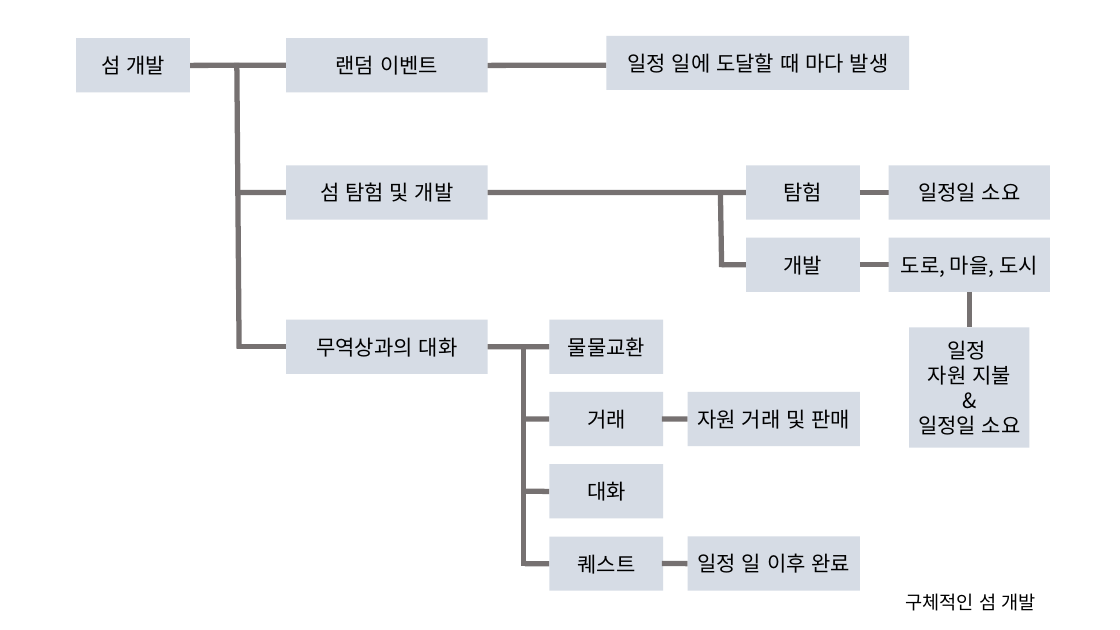
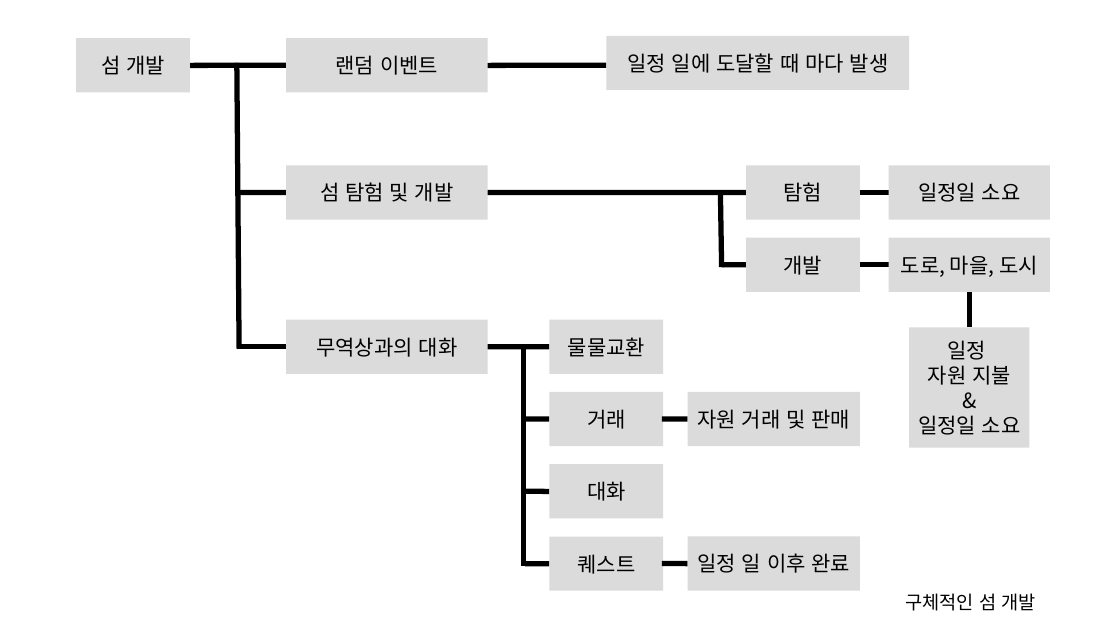
Before and after one commit to tireDep/InhaUniv_Education, a slide deck: slide 2 of 00. 기획 수업/과제/참고 자료/200627 컨셉 기획_흐름 도식화.pptx. Drawn at 1120x630 pixels with LibreOffice and Linux fonts; fonts in the diff are those of the drawing. Boxes give left, top, right and bottom in pixels: in the first picture for what was removed or moved away, otherwise in the second. Text is boxed around its words. In the diff, an @@ line names an element or a change of style, - is before the commit and + after.

```diff
--- a/00. 기획 수업/과제/참고 자료/200627 컨셉 기획_흐름 도식화.pptx
+++ b/00. 기획 수업/과제/참고 자료/200627 컨셉 기획_흐름 도식화.pptx
@@ line (190, 66) - (309, 66): stroke #767171 4.5 pt to #000000 4.5 pt @@
@@ line (237, 63) - (239, 349): stroke #767171 4.5 pt to #000000 4.5 pt @@
@@ line (488, 66) - (607, 66): stroke #767171 4.5 pt to #000000 4.5 pt @@
@@ line (237, 192) - (309, 192): stroke #767171 4.5 pt to #000000 4.5 pt @@
@@ line (488, 192) - (746, 192): stroke #767171 4.5 pt to #000000 4.5 pt @@
@@ line (721, 195) - (722, 267): stroke #767171 4.5 pt to #000000 4.5 pt @@
@@ line (860, 192) - (889, 192): stroke #767171 4.5 pt to #000000 4.5 pt @@
@@ line (722, 265) - (746, 265): stroke #767171 4.5 pt to #000000 4.5 pt @@
@@ line (860, 265) - (889, 265): stroke #767171 4.5 pt to #000000 4.5 pt @@
@@ line (970, 292) - (970, 328): stroke #767171 4.5 pt to #000000 4.5 pt @@
@@ line (237, 347) - (309, 347): stroke #767171 4.5 pt to #000000 4.5 pt @@
@@ line (488, 347) - (549, 347): stroke #767171 4.5 pt to #000000 4.5 pt @@
@@ line (524, 346) - (524, 566): stroke #767171 4.5 pt to #000000 4.5 pt @@
@@ line (525, 419) - (549, 419): stroke #767171 4.5 pt to #000000 4.5 pt @@
@@ line (662, 419) - (688, 419): stroke #767171 4.5 pt to #000000 4.5 pt @@
@@ line (525, 492) - (549, 492): stroke #767171 4.5 pt to #000000 4.5 pt @@
@@ fill #D6DCE5 to #DBDBDB in 16 elements at (x1=76, y1=39, x2=190, y2=93), (x1=287, y1=39, x2=488, y2=93), (x1=287, y1=166, x2=488, y2=220), (x1=287, y1=320, x2=488, y2=375), (x1=549, y1=319, x2=663, y2=374), (x1=549, y1=392, x2=663, y2=447), (x1=549, y1=465, x2=663, y2=519), (x1=549, y1=537, x2=663, y2=592), (x1=746, y1=166, x2=860, y2=220), (x1=746, y1=238, x2=860, y2=292), (x1=889, y1=166, x2=1050, y2=220), (x1=889, y1=238, x2=1050, y2=292), (x1=909, y1=328, x2=1029, y2=448), (x1=607, y1=36, x2=910, y2=91), (x1=688, y1=392, x2=860, y2=447), (x1=688, y1=537, x2=860, y2=592) @@
@@ line (525, 564) - (549, 564): stroke #767171 4.5 pt to #000000 4.5 pt @@
@@ line (662, 564) - (688, 564): stroke #767171 4.5 pt to #000000 4.5 pt @@
```
Also in this commit, not shown: 1 other slide changed, 8 other files.
